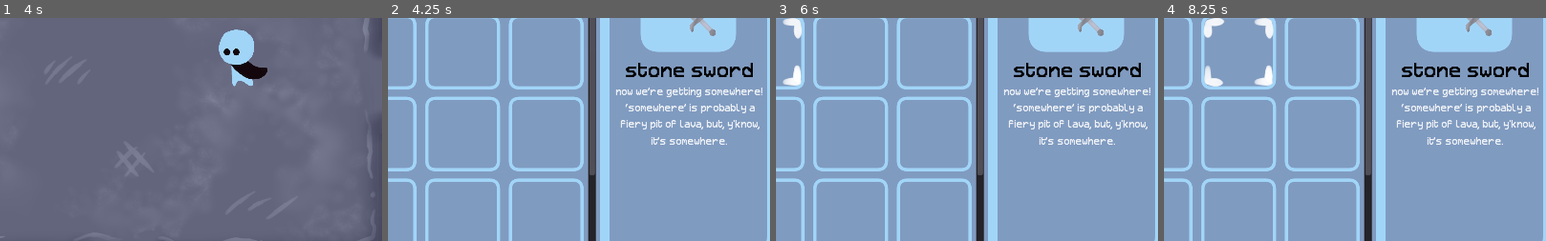
Above: before the commit, frames 1-4 (left to right).
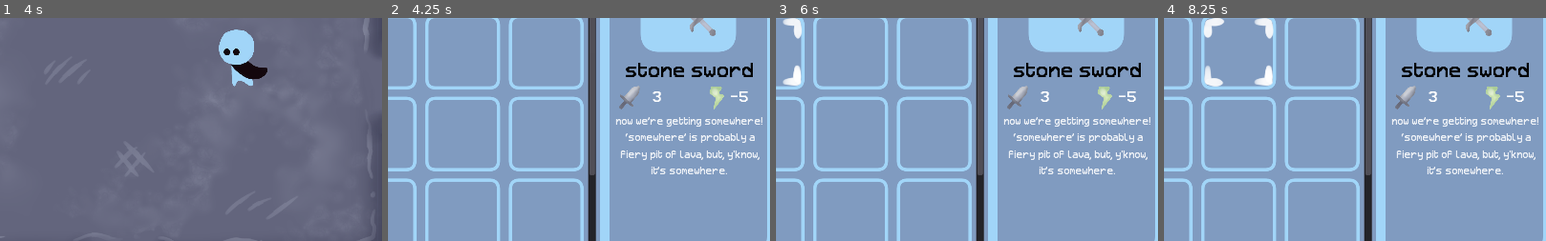
Above: after the commit, the same moments.

Repository: bucketfish/box-arena
Game: Godot game, scene res://base.tscn
Same seed, same stepped clock (60 frames per second), same inputs: the game is played once before the commit and once after it.
Inputs:
- Up to frame 1 (4 s): hold Right (right) 0.53-1.28 s; tap X (attack) at 0.6, 2.1, 3.6 s; hold Down (down) 1.28-2.03 s; tap Z (pickup) at 1.35, 2.85 s; hold Right (right) 2.03-2.78 s; hold Up (ui_up) 2.78-3.53 s; hold Left (left) from 3.53 s (still down)
- Up to frame 2 (4.25 s): keep holding Left (left); tap Shift (inventory) at 4.15 s
- Up to frame 3 (6 s): tap Z (pickup) at 4.35, 5.85 s; tap Enter at 5 s; release Left (left) at 5.03 s; hold Down (down) 5.03-5.78 s; tap X (attack) at 5.1 s; tap Space at 5.75 s; hold Right (right) from 5.78 s (still down)
- Up to frame 4 (8.25 s): tap Enter at 6.5, 8 s; release Right (right) at 6.53 s; hold Up (ui_up) 6.53-7.28 s; tap X (attack) at 6.6, 8.1 s; tap Space at 7.25 s; hold Right (right) 7.28-8.03 s; tap Z (pickup) at 7.35 s; hold Down (down) from 8.03 s (still down)
The pictures show only the part of the screen within x 34-84%, y 34-84%; the shares and areas given below are measured in that part.

Frame 1 is identical in both runs. In frame 2, 3.6% of the frame differs, in the area x 59-98%, y 30-71%; in frame 3, 3.6%; in frame 4, 3.6%.

Commit message:
values for item display info

Diff:
--- a/base.tscn
+++ b/base.tscn
@@ -10,6 +10,9 @@
 [ext_resource path="res://gui/row.tscn" type="PackedScene" id=8]
 [ext_resource path="res://assets/items/choco cookie.png" type="Texture" id=9]
 [ext_resource path="res://Retron2000.ttf" type="DynamicFontData" id=10]
+[ext_resource path="res://assets/gui/energy.png" type="Texture" id=11]
+[ext_resource path="res://gui/itemdesc_value.tscn" type="PackedScene" id=12]
+[ext_resource path="res://assets/gui/health.png" type="Texture" id=13]
 
 [sub_resource type="DynamicFont" id=8]
 size = 26
@@ -173,6 +176,7 @@
 centered = false
 
 [node name="inventory" type="Control" parent="gui"]
+visible = false
 anchor_right = 1.0
 anchor_bottom = 1.0
 script = ExtResource( 7 )
@@ -196,7 +200,7 @@
 }
 
 [node name="rowbox" type="VBoxContainer" parent="gui/inventory/scroll"]
-margin_right = 448.0
+margin_right = 460.0
 margin_bottom = 552.0
 size_flags_horizontal = 3
 size_flags_vertical = 3
@@ -275,18 +279,62 @@
 valign = 1
 autowrap = true
 
-[node name="values" type="HBoxContainer" parent="gui/inventory/info"]
+[node name="holder" type="CenterContainer" parent="gui/inventory/info"]
 margin_top = 37.0
 margin_right = 200.0
-margin_bottom = 37.0
+margin_bottom = 77.0
+rect_min_size = Vector2( 0, 40 )
+
+[node name="values" type="HBoxContainer" parent="gui/inventory/info/holder"]
+margin_right = 200.0
+margin_bottom = 38.4
+rect_min_size = Vector2( 0, 38.4 )
+custom_constants/separation = 30
+__meta__ = {
+"_edit_use_anchors_": false
+}
+
+[node name="damage" parent="gui/inventory/info/holder/values" instance=ExtResource( 12 )]
+margin_bottom = 38.0
+
+[node name="value" parent="gui/inventory/info/holder/values/damage" index="1"]
+margin_left = -54.0
+margin_right = -3.0
+text = "3"
+
+[node name="energy" parent="gui/inventory/info/holder/values" instance=ExtResource( 12 )]
+visible = false
+margin_bottom = 38.0
+
+[node name="sprite" parent="gui/inventory/info/holder/values/energy" index="0"]
+position = Vector2( 2, 0 )
+texture = ExtResource( 11 )
+
+[node name="value" parent="gui/inventory/info/holder/values/energy" index="1"]
+margin_left = -56.0
+margin_right = -9.0
+text = "5"
+
+[node name="health" parent="gui/inventory/info/holder/values" instance=ExtResource( 12 )]
+margin_left = 115.0
+margin_right = 200.0
+margin_bottom = 38.0
+
+[node name="sprite" parent="gui/inventory/info/holder/values/health" index="0"]
+position = Vector2( 3, 1 )
+scale = Vector2( 0.14, 0.14 )
+texture = ExtResource( 13 )
+
+[node name="value" parent="gui/inventory/info/holder/values/health" index="1"]
+text = "1"
 
 [node name="itemdesc" type="Label" parent="gui/inventory/info"]
-margin_top = 39.0
-margin_right = 200.0
-margin_bottom = 128.0
+margin_top = 79.0
+margin_right = 200.0
+margin_bottom = 122.0
 custom_colors/font_color = Color( 1, 1, 1, 0.862745 )
 custom_fonts/font = SubResource( 7 )
-text = "it's a cookie, just that it has chocolate on it. congrats. you now have a choco cookie."
+text = "item description things here!!!!!!!!"
 align = 1
 autowrap = true
 __meta__ = {
@@ -319,3 +367,7 @@
 anims/fromleft = SubResource( 5 )
 anims/fromright = SubResource( 3 )
 anims/fromup = SubResource( 6 )
+
+[editable path="gui/inventory/info/holder/values/damage"]
+[editable path="gui/inventory/info/holder/values/energy"]
+[editable path="gui/inventory/info/holder/values/health"]
--- a/data.gd
+++ b/data.gd
@@ -33,7 +33,7 @@
 
 	'cookie':      {
 					'energy': 2,
-					'desc': 'it’s a cookie. congrats. you now have a cookie.',
+					'desc': 'this game uses cookies to give you a better user experience.',
 					},
 
 
@@ -95,7 +95,7 @@
 
 	'health potion':{
 					'health': 3,
-					'desc': 'I hear drinking this is good for your health.',
+					'desc': 'i hear drinking this is good for your health.',
 					},
 
 
@@ -105,7 +105,7 @@
 					'energy': -3,
 					'weapon': true,
 					'fusion': 'battle axe',
-					'desc': 'trust me, paper cuts are NOTHING compared to devastation you get from trying to hold this. don\'t hold it. don\'t put it in your pocket. all it does is cause pain. just...trust us on this.',
+					'desc': 'trust me, paper cuts are NOTHING compared to devastation you get from trying to hold this. all it does is cause pain.',
 					},
 
 	'steak':{
@@ -145,7 +145,7 @@
 					'energy': -15,
 					'weapon': true,
 					'fusion': 'iron rapier',
-					'desc': 'there\'s probably a sound argument to be made on its usefulness, but I don\'t want to hear it.',
+					'desc': 'there\'s probably a sound argument to be made on its usefulness, but i don\'t want to hear it.',
 					},
 
 	'chainmail armor':{
@@ -394,7 +394,7 @@
 	}
 
 var cowardmessage = [
-				'huh. I thought you were braver than that.',
+				'huh. i thought you were braver than that.',
 				'c\'mon, you could’ve handled that.',
 				'what\'s the point of coming in here if you\'re just running away?',
 				'okay. this is getting on my nerves now. last chance. don\'t let me down.',
--- a/gui/inventory.gd
+++ b/gui/inventory.gd
@@ -12,6 +12,10 @@
 onready var itemdisplay_name = $info/itemname
 onready var itemdisplay_sprite = $itemdisplay/sprite
 onready var itemdisplay_count = $itemdisplay/count
+
+onready var val_energy = $info/holder/values/energy
+onready var val_health = $info/holder/values/health
+onready var val_damage = $info/holder/values/damage
 
 
 # Called when the node enters the scene tree for the first time.
@@ -85,3 +89,21 @@
 		else:
 			itemdisplay_count.text = str(curhighlight.countint)
 		itemdisplay_name.text = curhighlight.itemname
+
+		if "energy" in Data.items[curhighlight.itemname].keys():
+			val_energy.visible = true
+			val_energy.text.text = str(Data.items[curhighlight.itemname]["energy"])
+		else:
+			val_energy.visible = false
+
+		if "health" in Data.items[curhighlight.itemname].keys():
+			val_health.visible = true
+			val_health.text.text = str(Data.items[curhighlight.itemname]["health"])
+		else:
+			val_health.visible = false
+
+		if "damage" in Data.items[curhighlight.itemname].keys():
+			val_damage.visible = true
+			val_damage.text.text = str(Data.items[curhighlight.itemname]["damage"])
+		else:
+			val_damage.visible = false
--- /dev/null
+++ b/gui/itemdesc_value.gd
@@ -0,0 +1,8 @@
+extends Control
+
+
+onready var text = $value
+
+# Called when the node enters the scene tree for the first time.
+func _ready():
+	pass # Replace with function body.
--- /dev/null
+++ b/gui/itemdesc_value.tscn
@@ -0,0 +1,40 @@
+[gd_scene load_steps=5 format=2]
+
+[ext_resource path="res://Retron2000.ttf" type="DynamicFontData" id=1]
+[ext_resource path="res://assets/gui/damage.png" type="Texture" id=2]
+[ext_resource path="res://gui/itemdesc_value.gd" type="Script" id=3]
+
+[sub_resource type="DynamicFont" id=1]
+size = 20
+font_data = ExtResource( 1 )
+
+[node name="energy" type="Control"]
+margin_right = 85.0
+margin_bottom = 40.0
+rect_min_size = Vector2( 85, 0 )
+size_flags_horizontal = 5
+script = ExtResource( 3 )
+__meta__ = {
+"_edit_use_anchors_": false
+}
+
+[node name="sprite" type="Sprite" parent="."]
+scale = Vector2( 0.15, 0.15 )
+texture = ExtResource( 2 )
+centered = false
+
+[node name="value" type="Label" parent="."]
+anchor_left = 1.0
+anchor_right = 1.0
+anchor_bottom = 1.0
+margin_left = -51.0
+margin_top = -2.0
+margin_right = -4.0
+margin_bottom = -2.0
+custom_fonts/font = SubResource( 1 )
+text = "-15"
+align = 1
+valign = 1
+__meta__ = {
+"_edit_use_anchors_": false
+}
Binary file added: assets/gui/damage.png
Binary file added: assets/gui/energy.png
Binary file added: assets/gui/health.png
Not shown: 1 places in base.tscn that only renumber resources
Not shown, added: assets/gui/icons.clip
